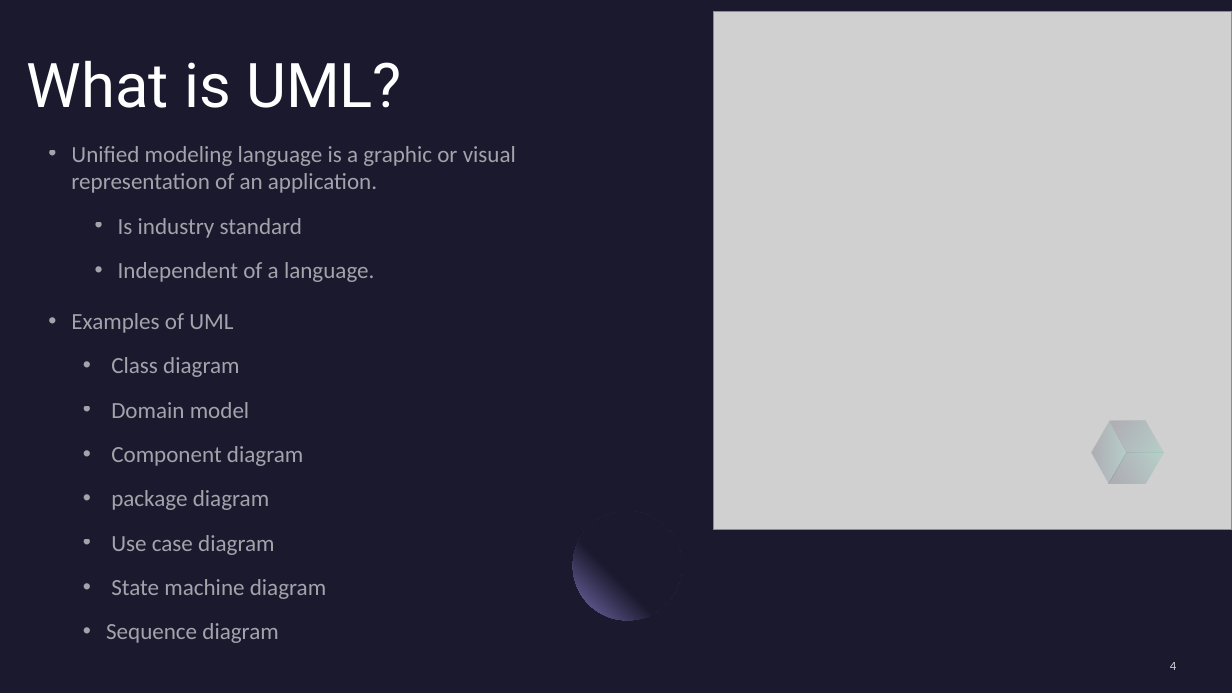
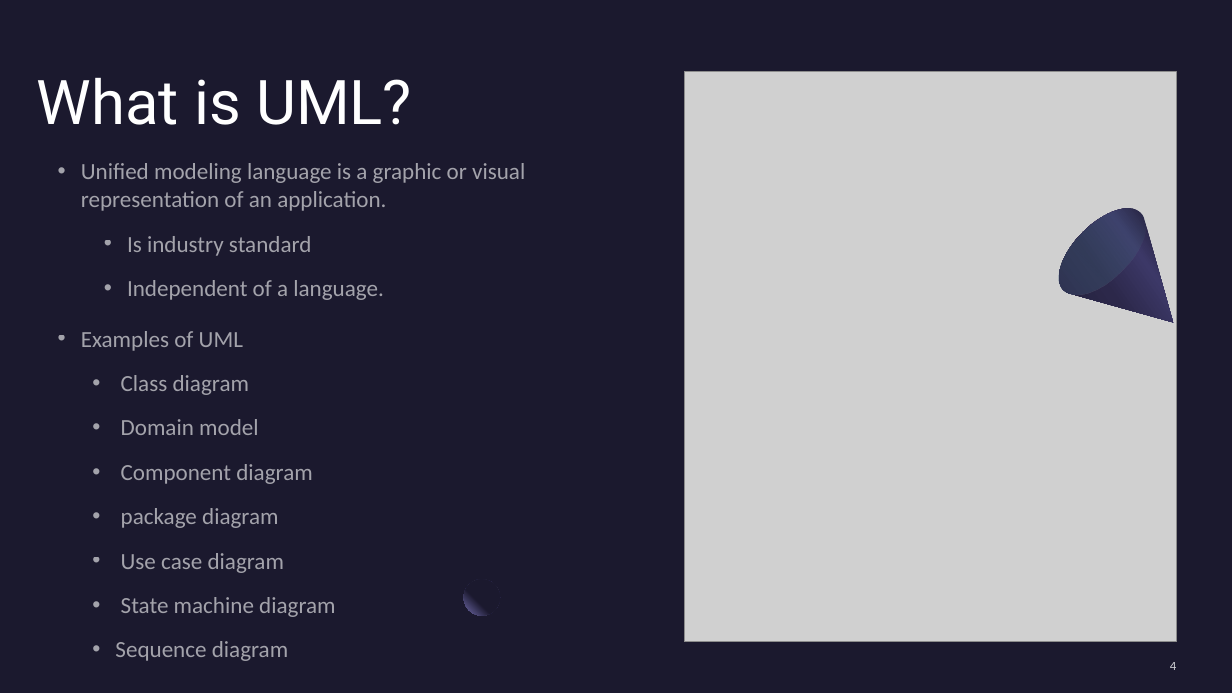
Before and after one commit to draidyn/ATMApplication, a slide deck: slide 4 of FinalPresentationClassDiagram.pptx. Drawn at 1232x693 pixels with LibreOffice and Linux fonts; fonts in the diff are those of the drawing; grey boxes stand for pictures. Boxes give left, top, right and bottom in pixels: in the first picture for what was removed or moved away, otherwise in the second. Text is boxed around its words. In the diff, an @@ line names an element or a change of style, - is before the commit and + after.

```diff
--- a/FinalPresentationClassDiagram.pptx
+++ b/FinalPresentationClassDiagram.pptx
@@ title "What is UML?" moved from (x1=27, y1=60, x2=402, y2=108) to (x1=37, y1=77, x2=412, y2=125) @@
@@ picture resized from (x1=714, y1=11, x2=1232, y2=530) to (x1=685, y1=71, x2=1177, y2=641) @@
@@ subtitle "Unified modeling language is a ..." moved from (x1=71, y1=146, x2=516, y2=643) to (x1=81, y1=163, x2=525, y2=661) @@
@@ ellipse added at (x1=1044, y1=194, x2=1160, y2=309), fill gradient #454075 to #5BEFC1 @@
@@ freeform shape added at (x1=1045, y1=194, x2=1212, y2=361), fill gradient #2C284A to #3C3867 to #1B192E @@
@@ freeform shape removed at (x1=1100, y1=405, x2=1173, y2=469) @@
@@ freeform shape removed at (x1=1083, y1=421, x2=1136, y2=484) @@
@@ freeform shape removed at (x1=1109, y1=437, x2=1163, y2=500) @@
@@ ellipse removed at (x1=573, y1=511, x2=682, y2=620) @@
@@ ellipse added at (x1=464, y1=579, x2=500, y2=616), fill gradient #1B192E to #7771B2 @@
```
Also in this commit, not shown: 4 other slides changed.
